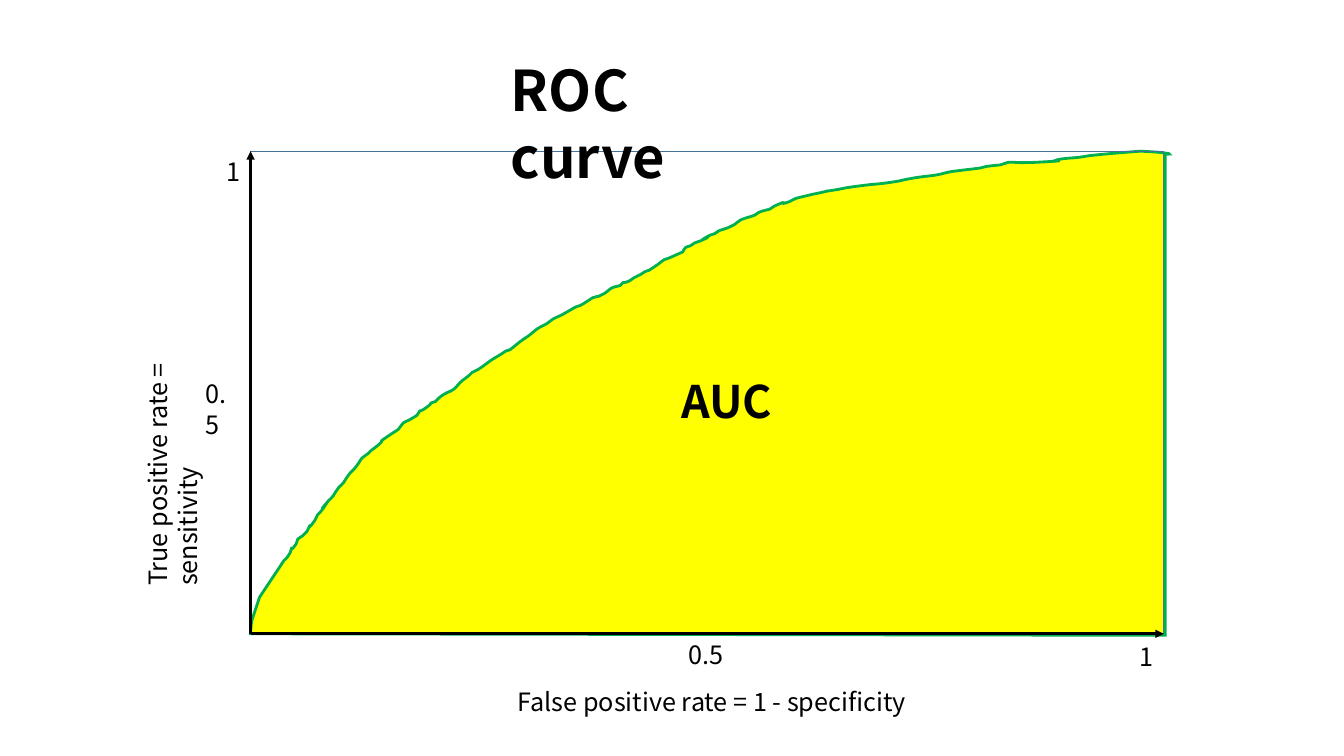
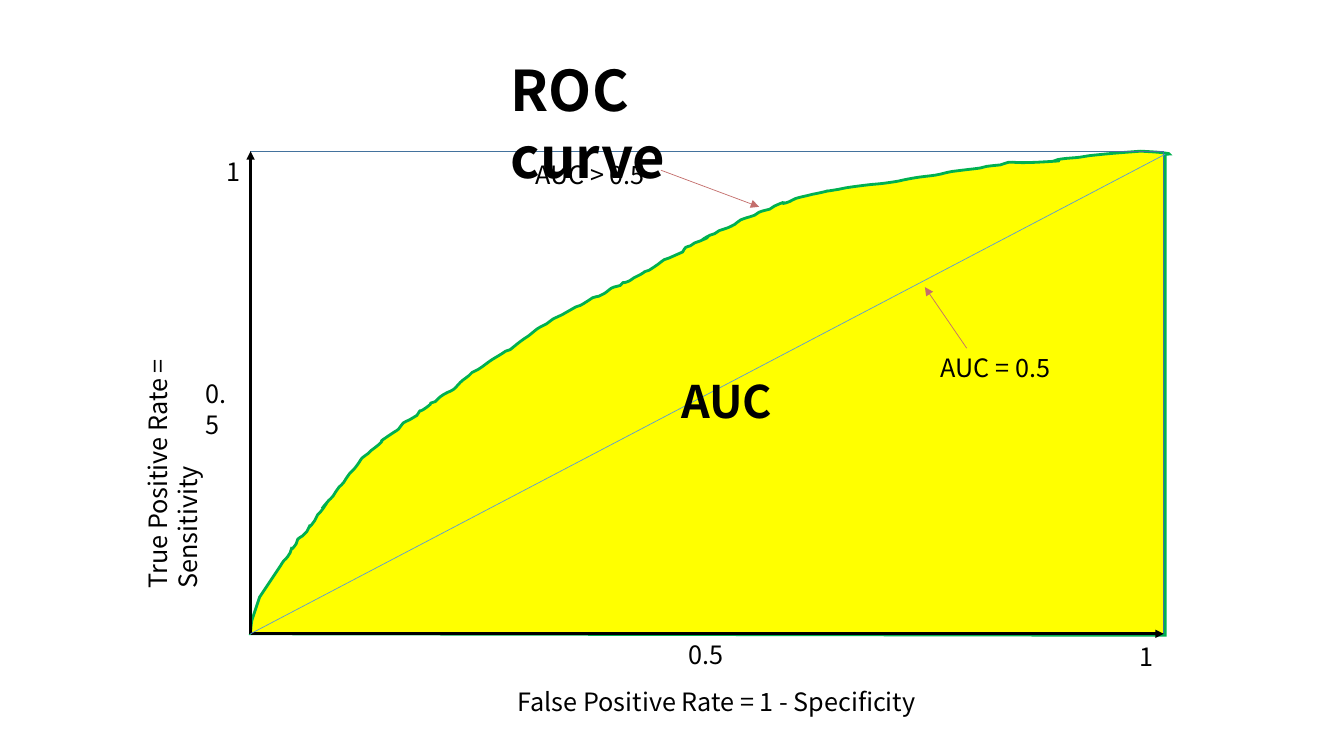
Before and after one commit to hsyliark/GSS-MBA-for-Big-Data, a slide deck: slide 1 of JBNU_Statistics_Ph.D/Ph.D dissertation/학위논문심사/학위논문작성/Overleaf LaTex 작성/삽입 그림/calibration with time dependent AUC from survival data/ROC curve.pptx. Drawn at 1344x756 pixels with LibreOffice and Linux fonts; fonts in the diff are those of the drawing. Boxes give left, top, right and bottom in pixels: in the first picture for what was removed or moved away, otherwise in the second. Text is boxed around its words. In the diff, an @@ line names an element or a change of style, - is before the commit and + after.

```diff
--- a/JBNU_Statistics_Ph.D/Ph.D dissertation/학위논문심사/학위논문작성/Overleaf LaTex 작성/삽입 그림/calibration with time dependent AUC from survival data/ROC curve.pptx
+++ b/JBNU_Statistics_Ph.D/Ph.D dissertation/학위논문심사/학위논문작성/Overleaf LaTex 작성/삽입 그림/calibration with time dependent AUC from survival data/ROC curve.pptx
@@ line added from (250, 634) to (1166, 154), #5B9BD5 0.5 pt @@
@@ text added at <box>535,158,645,190</box>, 18 pt, text #000000 @@
+AUC > 0.5
@@ arrow added from (661, 170) to (759, 207), #C46E6C 0.5 pt @@
@@ arrow added from (967, 348) to (926, 287), #C46E6C 0.5 pt @@
@@ text added at <box>941,358,1050,378</box>, 18 pt, text #000000 @@
+AUC = 0.5
@@ text at <box>138,384,204,588</box>: text changed @@
-True positive rate = sensitivity
+True Positive Rate = Sensitivity
@@ text at <box>518,690,916,717</box>: text changed @@
-False positive rate = 1 - specificity
+False Positive Rate = 1 - Specificity
```
Also in this commit, not shown: 9 other files.
